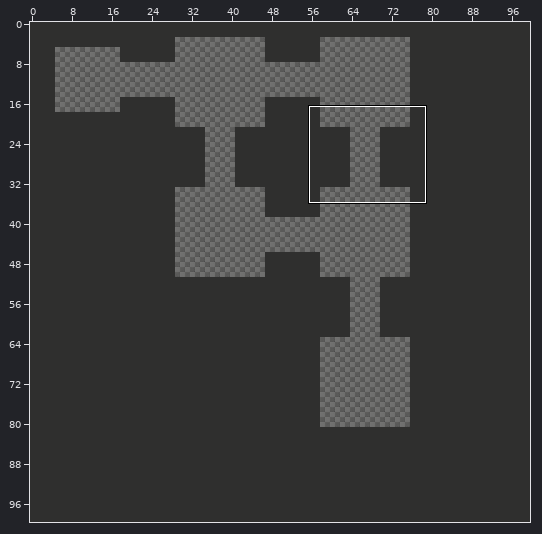
Tiled map, stored at tmx/map_1.tmx. Above, an overview of the earlier version with the close-up marked.
Close-up. Old version:
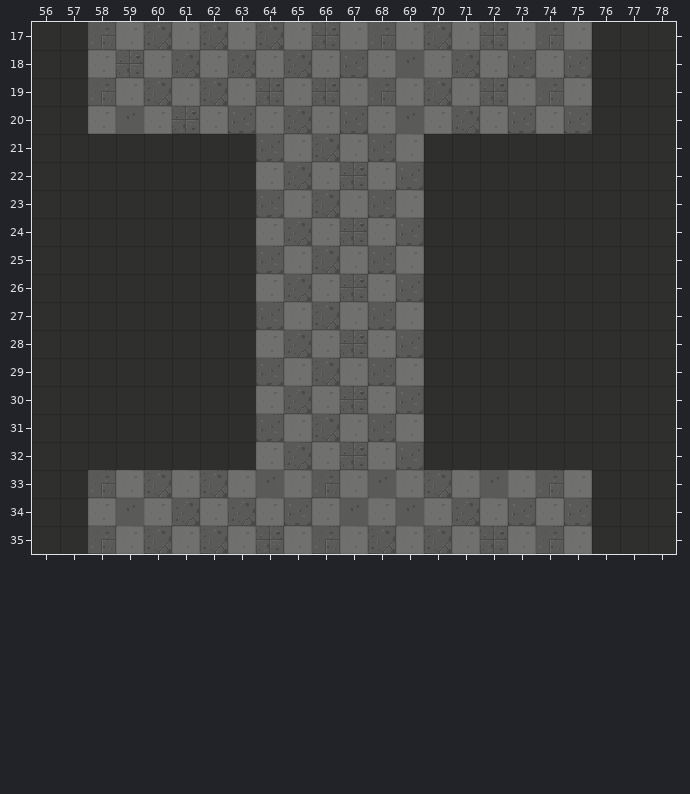
Cells are 32x32 px. Shown: x 56..78, y 17..35. The commit also changed other parts of the map, which this record leaves out.
New version:
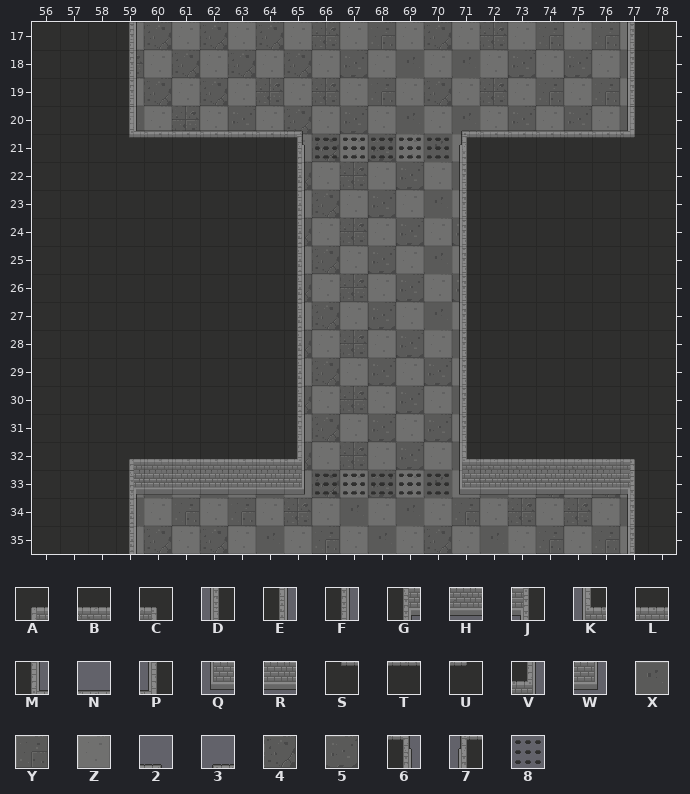
Key: from "tileset_1": A 3, B 4, C 5, D 16, E 16 turned 180, F 18, G 19, H 20, J 21, K 32, L 33, M 35, N 36, P 37, Q 48, R 49, S 51, T 52, U 53, V 65, W 81, X 90, Y 93, Z 95, 2 97, 3 98, 4 104, 5 109, 6 113, 7 114, 8 245 "trap".
_ is an empty cell.
Tiles of an added or newly shown layer are drawn over the layers below it.
Edits made:
Layer "floor":
y 17: x 58 Y -> _; x 76..77 __ -> YZ
y 18: x 58 Z -> _; x 76..77 __ -> ZX
y 19: x 58 Y -> _; x 76..77 __ -> YZ
y 20: x 58 Z -> _; x 71 4 -> X; x 76..77 __ -> ZX
y 21: x 64 5 -> _; x 70..71 __ -> XZ
y 22: x 64 Z -> _; x 70..71 __ -> ZX
y 23: x 64 5 -> _; x 70..71 __ -> XZ
y 24: x 64 Z -> _; x 70..71 __ -> Z5
y 25: x 64 5 -> _; x 70..71 __ -> XZ
y 26: x 64 Z -> _; x 70..71 __ -> Z5
y 27: x 64 5 -> _; x 70..71 __ -> XZ
y 28: x 64 Z -> _; x 70..71 __ -> ZX
y 29: x 64 5 -> _; x 70..71 __ -> 5Z
y 30: x 64 Z -> _; x 70..71 __ -> ZX
y 31: x 64 5 -> _; x 70..71 __ -> 5Z
y 32: x 64 Z -> _; x 70..71 __ -> ZX
y 33: x 58 Y -> _; x 60 4 -> X; x 62 4 -> X; x 66 Y -> 4; x 68 X -> 5; x 70 4 -> X; x 74 Y -> 4; x 76..77 __ -> 4Z
y 34: x 58 Z -> _; x 76..77 __ -> ZX
y 35: x 58 Y -> _; x 76..77 __ -> YZ
Layer "walls" (now shown):
y 17..19: x 59 _ -> F; x 77 _ -> D
y 20: x 59..65 _______ -> MNNNNN2; x 71..77 _______ -> 3NNNNNP
y 21: x 59..65 _______ -> STTTTT6; x 71..77 _______ -> 7TTTTTU
y 22..30: x 65 _ -> E; x 71 _ -> D
y 31: x 65 _ -> F; x 71 _ -> D
y 32: x 59..65 _______ -> ALLLLLV; x 71..77 _______ -> KBBBBBC
y 33: x 59..65 _______ -> GRRRRRW; x 71..77 _______ -> QHHHHHJ
y 34..35: x 59 _ -> E; x 77 _ -> D
Layer "trap" (added):
y 21: x 66..70 _____ -> 88888
y 33: x 66..70 _____ -> 88888
Changed places in both close-ups, as pixel boxes (x1, y1, x2, y2):
changed: (88, 22, 635, 554)
